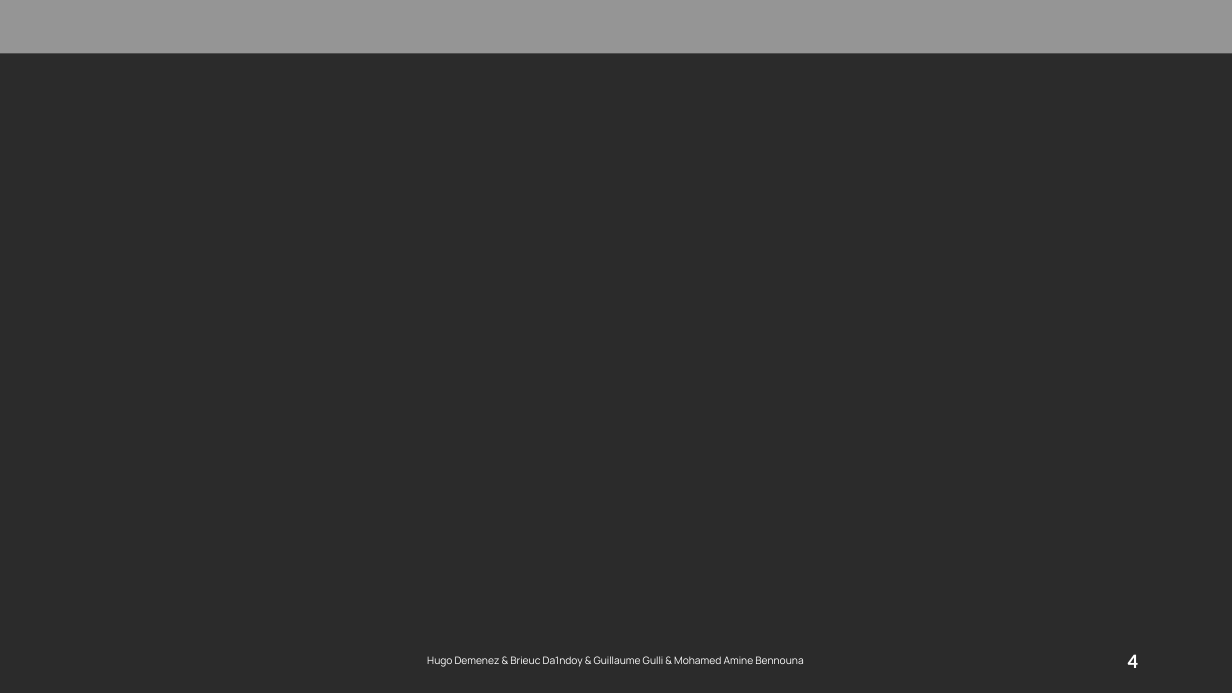
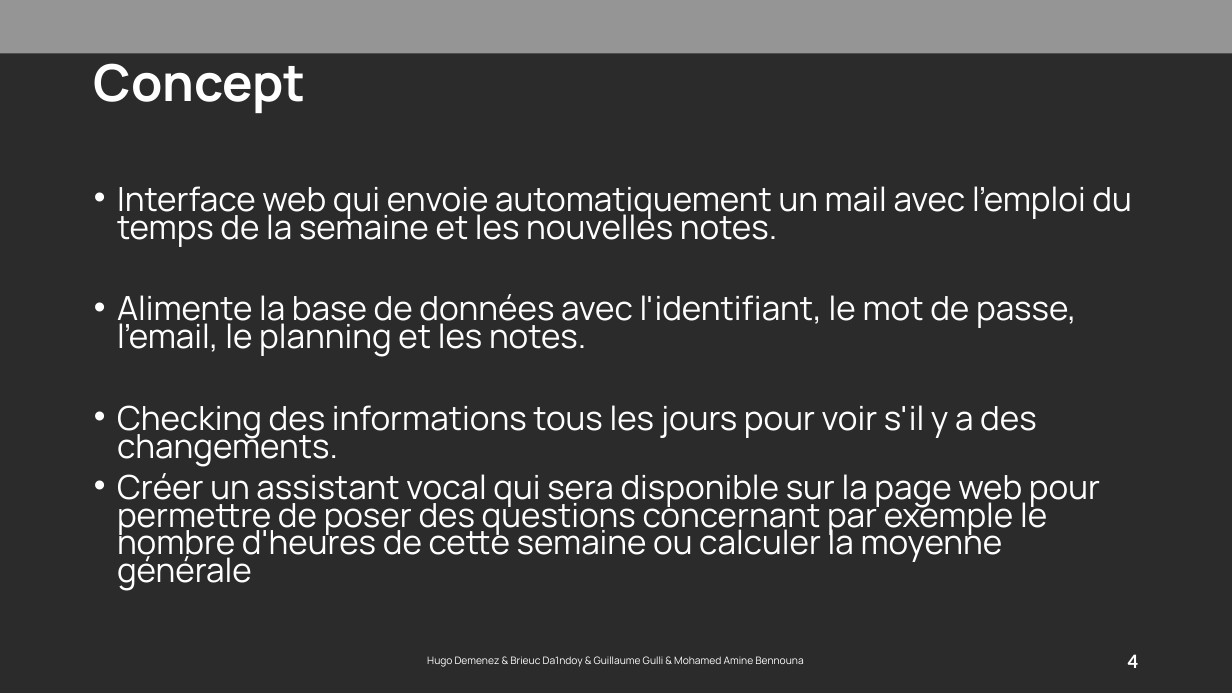
Before and after one commit to hugodemenez/isen-student-portal, a slide deck: slide 4 of presentation/Présentation1.pptx. Drawn at 1232x693 pixels with LibreOffice and Linux fonts; fonts in the diff are those of the drawing; background and template pictures are left out; a plain dark background stands for a picture behind light text. Boxes give left, top, right and bottom in pixels: in the first picture for what was removed or moved away, otherwise in the second. Text is boxed around its words. In the diff, an @@ line names an element or a change of style, - is before the commit and + after.

```diff
--- a/presentation/Présentation1.pptx
+++ b/presentation/Présentation1.pptx
@@ title added at (x1=94, y1=63, x2=306, y2=113), 39.6 pt, text #FFFFFF, bold @@
+Concept
@@ text added at (x1=117, y1=186, x2=1131, y2=591), 25.9 pt, text #FFFFFF @@
+• Interface web qui envoie automatiquement un mail avec l'emploi du temps de la semaine et les nouvelles notes.
+• Alimente la base de données avec l'identifiant, le mot de passe, l'email, le planning et les notes.
+• Checking des informations tous les jours pour voir s'il y a des changements.
+• Créer un assistant vocal qui sera disponible sur la page web pour permettre de poser des questions concernant par exemple le nombre d'heures de cette semaine ou calculer la moyenne générale
```
Also in this commit, not shown: 4 other slides changed, 6 other files.
